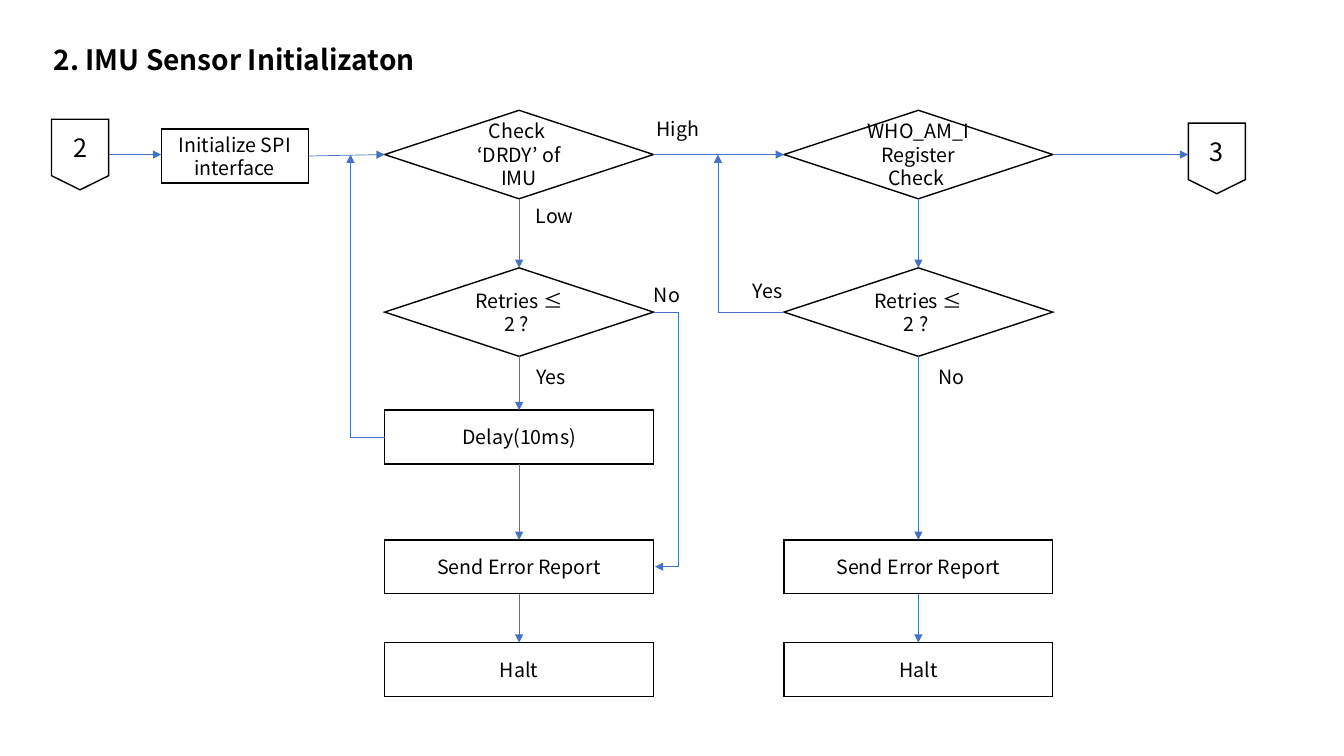
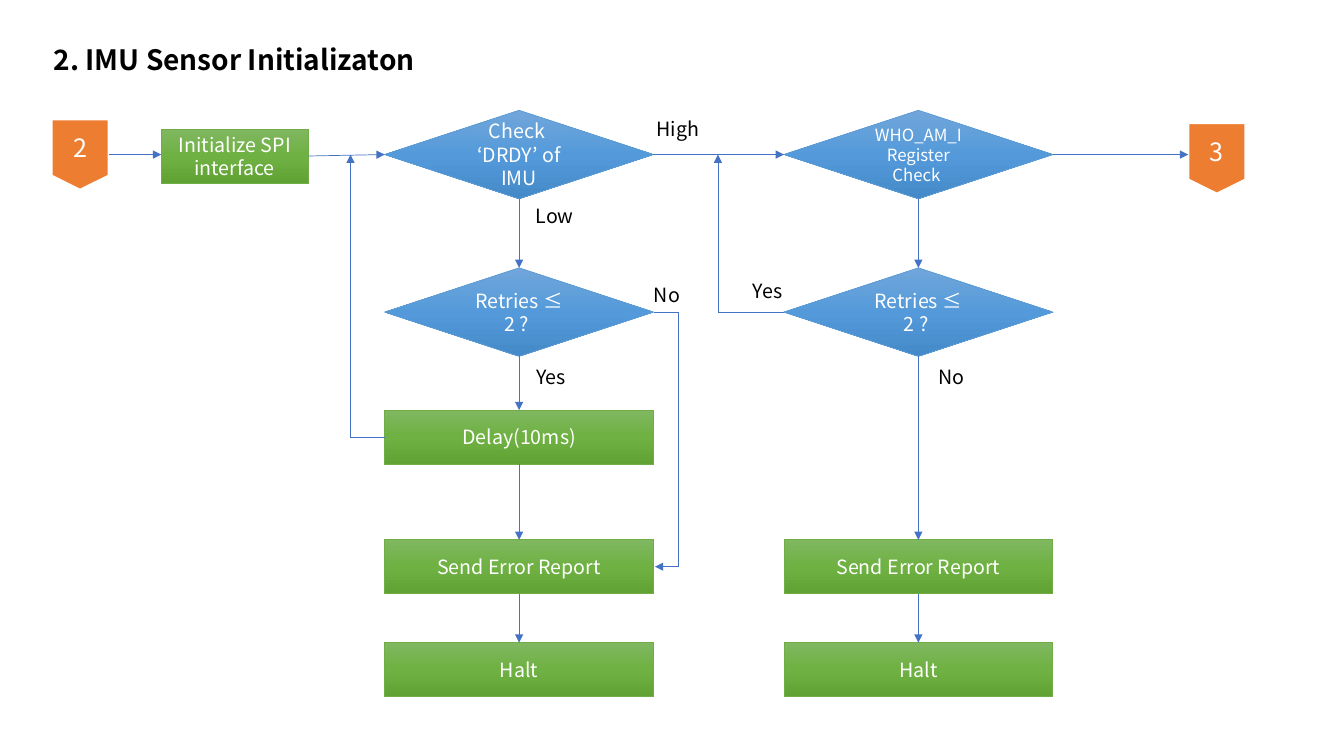
Before and after one commit to auuais/imu_stabilize-archive, a slide deck: slide 3 of Firmware/Initialization Sequence_250708.pptx (slide 2 before the commit). Drawn at 1344x756 pixels with LibreOffice and Linux fonts; fonts in the diff are those of the drawing. Boxes give left, top, right and bottom in pixels: in the first picture for what was removed or moved away, otherwise in the second. Text is boxed around its words. In the diff, an @@ line names an element or a change of style, - is before the commit and + after.

```diff
--- a/Firmware/Initialization Sequence_250708.pptx
+++ b/Firmware/Initialization Sequence_250708.pptx
@@ flow chart offpage connector "2" at (51,119,109,190): text colour #000000 to #FFFFFF; fill #FFFFFF to #ED7D31; outline #000000 1 pt to #FFFFFF 1.5 pt @@
@@ diamond "WHO_AM_I Register Check" at (784,110,1054,199): size 14 to 12 pt, text colour #000000 to #FFFFFF; fill #FFFFFF to gradient #71A6DB to #559BDB to #448ACA; outline #000000 1 pt to #5B9BD5 0.5 pt @@
@@ flow chart offpage connector "3" at (1189,123,1246,194): text colour #000000 to #FFFFFF; fill #FFFFFF to #ED7D31; outline #000000 1 pt to #FFFFFF 1.5 pt @@
@@ text colour #000000 to #FFFFFF; fill #FFFFFF to gradient #71A6DB to #559BDB to #448ACA; outline #000000 1 pt to #5B9BD5 0.5 pt in 3 elements at (385,110,654,199), (385,268,654,357), (784,268,1054,357) @@
@@ text colour #000000 to #FFFFFF; fill #FFFFFF to gradient #81B861 to #6FB242 to #62A336; outline #000000 1 pt to #70AD47 0.5 pt in 6 elements at (385,540,654,594), (385,410,654,464), (784,540,1054,594), (161,129,309,182), (385,643,654,697), (784,643,1054,697) @@
```
Also in this commit, not shown: 6 other slides changed, 1 slide added, 2 other files.
